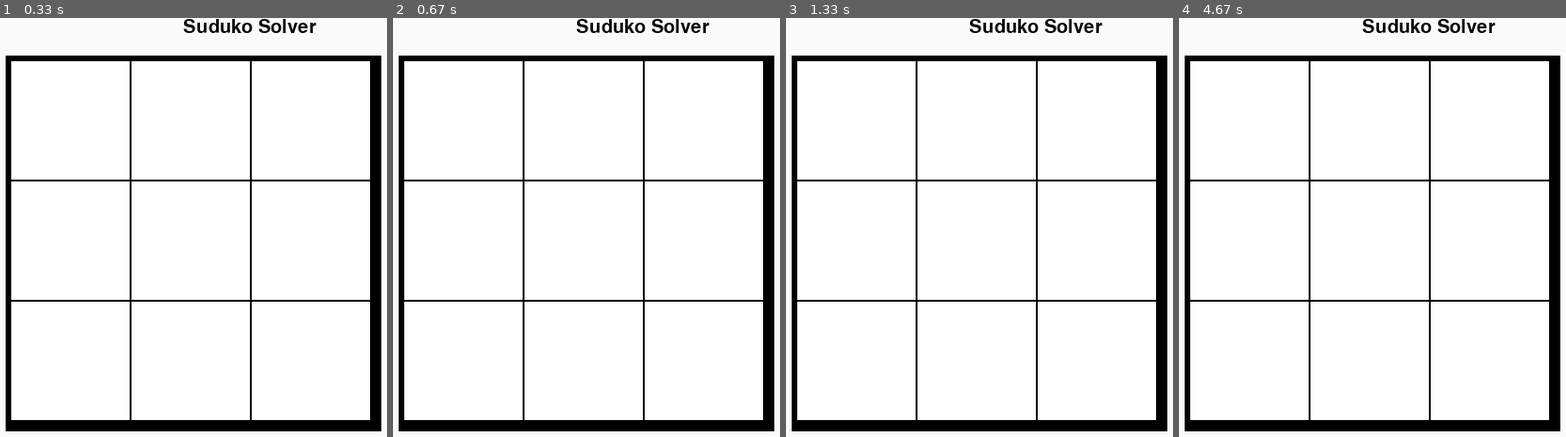
Above: before the commit, frames 1-4 (left to right).
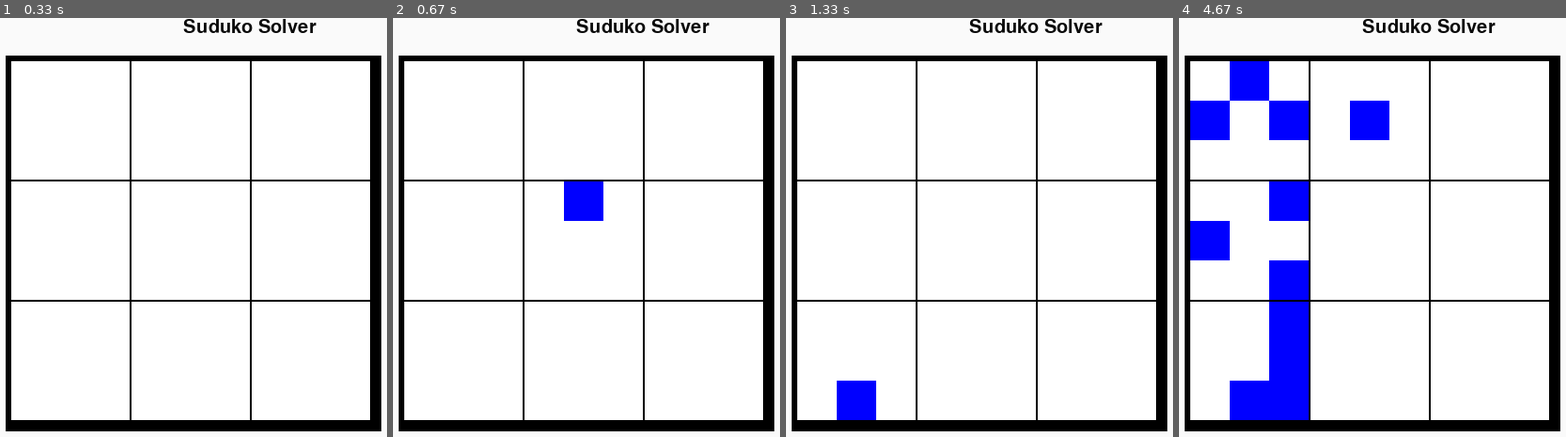
Above: after the commit, the same moments.

Repository: rubychilds/SudukoSolver
Game: pygame game, started from sudukogrid.py
Two runs of this game, one before a commit and one after it. Both use one fixed random seed, a clock stepped at 60 frames per second and the inputs below. The source is Python 2; it was converted automatically to run under Python 3.
Inputs (mouse positions are in pixels of both pictures, inside the frame that each line leads up to):
- Up to frame 1 (0.33 s): no input
- Up to frame 2 (0.67 s): press the mouse at (582, 202) at 0.37 s; move the mouse to (528, 189) at 0.47 s; release the mouse at (474, 181) at 0.6 s
- Up to frame 3 (1.33 s): press the mouse at (975, 202) at 0.7 s; move the mouse to (936, 139) at 0.8 s; release the mouse at (894, 80) at 0.93 s; press the mouse at (855, 399) at 1.03 s; move the mouse to (1049, 416) at 1.13 s; release the mouse at (outside the picture) at 1.27 s
- Up to frame 4 (4.67 s): press the mouse at (1209, 118) at 1.37 s; move the mouse to (1260, 261) at 1.47 s; release the mouse at (1310, 403) at 1.6 s; press the mouse at (1287, 399) at 1.7 s; move the mouse to (1283, 361) at 1.8 s; release the mouse at (1275, 328) at 1.93 s; press the mouse at (1287, 361) at 2.03 s; move the mouse to (1461, 219) at 2.13 s; release the mouse at (outside the picture) at 2.27 s; press the mouse at (1248, 80) at 2.37 s; move the mouse to (1326, 80) at 2.47 s; release the mouse at (1403, 76) at 2.6 s; press the mouse at (1368, 118) at 2.7 s; move the mouse to (1469, 122) at 2.8 s; release the mouse at (1565, 122) at 2.93 s; press the mouse at (1287, 319) at 3.03 s; move the mouse to (1380, 273) at 3.13 s; release the mouse at (1469, 223) at 3.27 s; press the mouse at (1209, 240) at 3.37 s; move the mouse to (1264, 256) at 3.47 s; release the mouse at (1314, 273) at 3.6 s; press the mouse at (1287, 281) at 3.7 s; move the mouse to (1372, 198) at 3.8 s; release the mouse at (1457, 118) at 3.93 s; press the mouse at (1287, 118) at 4.03 s; move the mouse to (1260, 210) at 4.13 s; release the mouse at (1229, 298) at 4.27 s; press the mouse at (1287, 202) at 4.37 s; move the mouse to (1271, 223) at 4.47 s; release the mouse at (1256, 244) at 4.6 s

Frame 1 is identical in both runs. In frame 2, 1.0% of the frame differs, in the area x 44-55%, y 39-49%; in frame 3, 1.0%; in frame 4, 11%, in the area x 2-55%, y 10-96%.

Commit message:
Can now select a cell and it highlights- whoop!

Diff:
--- a/sudukogrid.py
+++ b/sudukogrid.py
@@ -14,28 +14,29 @@
 PURPLE   = (255,   0, 255)
 CYAN     = (  0, 255, 255)
 
+WINDOWHEIGHT = 580
+WINDOWWIDTH  = 500
+
 
 HIGHLIGHTCOLOUR = BLUE
-BOXCOLOUR = WHITE
+DEFAULTCOLOUR = WHITE
 INCORRECTCOLOUR = RED
 CORRECTCOLOUR = GREEN
 
 class Board:
 
-	rectGroup = []
 	change = 42
 
 	def __init__(self, screen):
 
-		rectGroup = []
-		# self.SCREEN = screen
-		SCREEN = screen
-		# screen_size = SCREEN.get_size()
+		self.rectGroup = []
+		self.screen = screen
 
 		# deals with background
-		self.background = pygame.Surface(SCREEN.get_size())
+		self.background = pygame.Surface(screen.get_size())
 		self.background = self.background.convert()
 		self.background.fill ((250,250,250))
+
 
 		# Font
 		font = pygame.font.SysFont('Subway Black', 30, bold = False, italic = False)
@@ -63,10 +64,10 @@
 
 		for x in range(1,10):
 			for y in range(1,10):
-
-				tempRec = Rect(rect_x + rect_change_x, rect_y + rect_change_y, change, change)
-				pygame.draw.rect(self.background, Color("white"), tempRec)
-				rectGroup.append(tempRec)
+				rectangle = Rect(rect_x + rect_change_x, rect_y + rect_change_y, change, change )
+				tempRec = recID(rectangle, DEFAULTCOLOUR)
+				pygame.draw.rect(self.background, Color("white"), rectangle)
+				self.rectGroup.append(tempRec)
 				rect_change_y += change
 
 				if y % 3 == 0 :
@@ -78,30 +79,30 @@
 					rect_change_x +=2
 			#print rect_change_x
 
+		print self.rectGroup
+
 	# gets rectangle for point clicked
 	def rectangleForPoint(self, point):
-		for rectangle in rectGroup:
-			if rectangle.pointinrect(point, rectangle):
-				return rectangle
+		for rectangleID in self.rectGroup:
+			rect = rectangleID.getRectangle()
+			if rect.collidepoint(point[0],point[1]):
+				return rectangleID
 		return None
 
+	def changeCol(self, rectangle):
+		currentCol = rectangle.getColour()
+		print currentCol
+		if currentCol != HIGHLIGHTCOLOUR:
+			self.drawHighlightBox(rectangle.getRectangle(), HIGHLIGHTCOLOUR)
+			rectangle.setColour(HIGHLIGHTCOLOUR)
+  	 	elif currentCol == HIGHLIGHTCOLOUR:
+			self.drawHighlightBox(rectangle.getRectangle(), WHITE)
+			rectangle.setColour(WHITE)
+
 	# highlighting of box
-	def drawHighlightBox(self, rectangle):
-		pygame.draw.rect(SCREEN, HIGHLIGHTCOLOUR, rectangle)
+	def drawHighlightBox(self, rectangle, color):
+		pygame.draw.rect(self.background, color, rectangle)
     #	pygame.display.update()
-
-	def drawCorrectBox(self, rectangle):
-		pygame.draw.rect(SCREEN, CORRECTCOLOUR, rectangle)
-    #	pygame.display.update()
-
-	def drawInCorrectBox(self, rectangle):
-		pygame.draw.rect(SCREEN, INCORRECTCOLOUR, rectangle)
-    #	pygame.display.update()
-
-	# resets rectangle if it is wrong ....
-	def resetRectangle(self, rectangle):
-		pygame.draw.rect(SCREEN, HIGHLIGHTCOLOUR, rectangle)
-	#	pygame.display.update()
 
 	# gets board made
 	def getBackground(self):
@@ -109,7 +110,7 @@
 
 	# takes its self as a parameter
 	def showBoard(self, SCREEN):
-		SCREEN.blit(self.background,(0,0))
+		self.screen.blit(self.background,(0,0))
 		pygame.display.flip()
 
 	def Answer(self, answer, rectangle):
@@ -122,7 +123,6 @@
 
 	# draws board - is in its own function to handle updates
 	def drawBoard(self, board, solvedAnswers):
-
 		for answer in solvedAnswers:
 			rectGroup.get_rect(answer)
 			drawCorrectBox(rectangle)
@@ -143,11 +143,48 @@
 		return false
 
 
+# CREATES BUTTON WHEN CALLED
+class Button:
+
+	def	__init__(self):
+	    pygame.sprite.Sprite.__init__(self)
+
+	def loadImage():
+		pygame.loadImage("button.jpg")
+
+
+	def setCords(self , x, y):
+		self.rect.topleft = x , y
+
+
+	def pressed(self, mouse):
+		if mouse[0] < self.rect.topleft[0]:
+			return False
+		if mouse[1] < self.rect.topleft[1]:
+			return False
+		if mouse[0] > self.rect.bottomright[0]:
+			return False
+		if mouse[1] > self.rect.bottomright[1]:
+			return False
+		return True
+
+
+class startScreen:
+
+	def __init__(self, screen):
+		drawText('Suduko Solver', font, screen, 50, 50)
+		pygame.time.wait(10000)
+		screen.clear()
+
 # MAIN PROGRAMME
 def main():
 	# Initialise screen
  	pygame.init() # calls font initialisation automatically otherwise we can use pygame.font.init()
- 	SCREEN = pygame.display.set_mode((580, 500))
+
+ 	# button = Button()
+	# button.setCords(WINDOWHEIGHT/2, WINDOWWIDTH/2)
+
+ 	SCREEN = pygame.display.set_mode((WINDOWHEIGHT, WINDOWWIDTH))
  	pygame.display.set_caption('Suduko program')
 
 	#  Displays board
@@ -162,13 +199,19 @@
   	while (running == 1):
   		mouseclicked = False
   		selected = False
-  	#	for event in pygame.event.get():
-  	#		if event.type is QUIT: #or event.key is K_ESCAPE:
-  	 #			running = 0
-  	 #		elif (event.type == MOUSEBUTTONUP and event.type == MOUSEMOTION):
-  	 #			clicked = event.pos
+  		event = pygame.event.poll()
+  		if event.type == pygame.QUIT: #or event.key == pygame.K_ESCAPE:
+  	 		running = 0
+  	 	elif event.type == pygame.MOUSEBUTTONDOWN:
+  	 		# check if in rectangle
+			point = pygame.mouse.get_pos()
+  	 		rectangle = board_inst.rectangleForPoint(point)
+  	 		if rectangle != None:
+  	 			board_inst.changeCol(rectangle)
+  	 			# determines if we want to turn blue or white depending on current color
+
   	 #			board_inst.updateRect("selected", clicked)
-  	 #		elif event.type == MOUSEBUTTONUP:
+  	 #		elif event.type == pygame.MOUSEBUTTONUP:
   	 #			clicked = event.pos
   	 #			board_inst.updateRect("selected", clicked)
   	 #			mouseclicked = True
@@ -176,11 +219,22 @@
 
   	 	board_inst.showBoard(SCREEN)
 
-class Point:
-
-	def __init__(self, x = 0, y = 0):
-		self.x = x
-		self.y = y
+class recID:
+
+	def __init__(self, rectangle, colour):
+		self.rectangle = rectangle
+		self.colour = colour
+
+
+	def getRectangle(self):
+		return self.rectangle
+
+	def getColour(self):
+		return self.colour
+
+
+	def setColour(self, colour):
+		self.colour = colour
 
 if __name__ == "__main__":
 	main()
Binary file added: button.jpg
